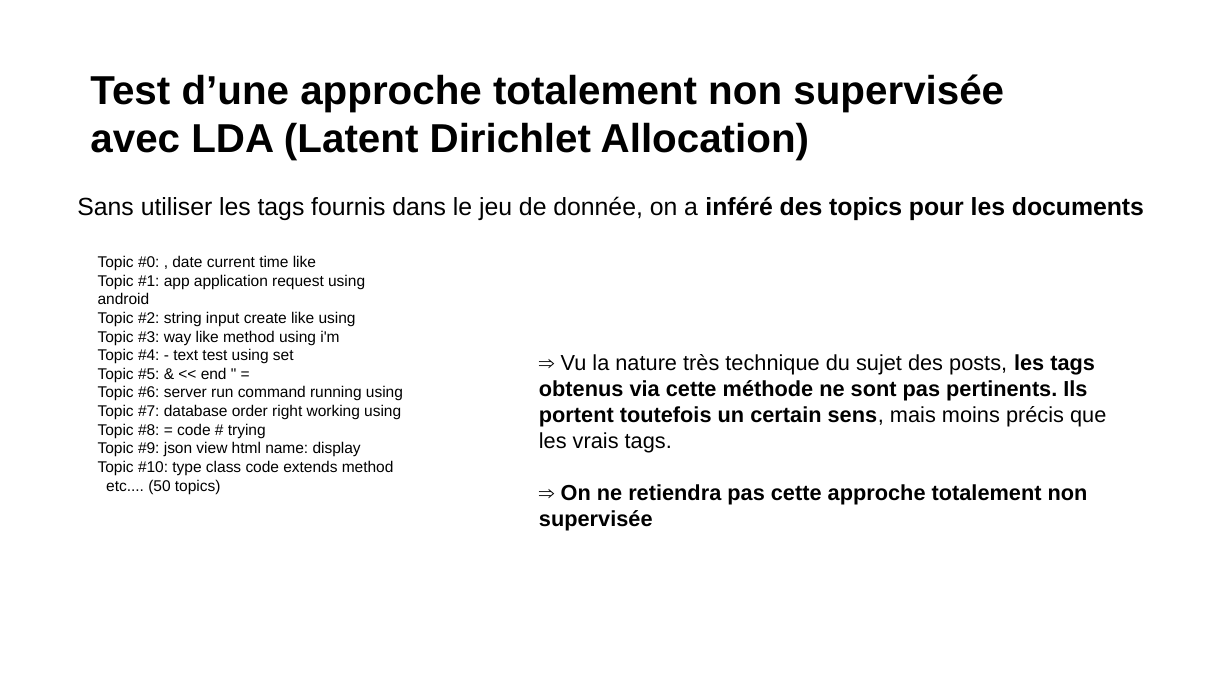
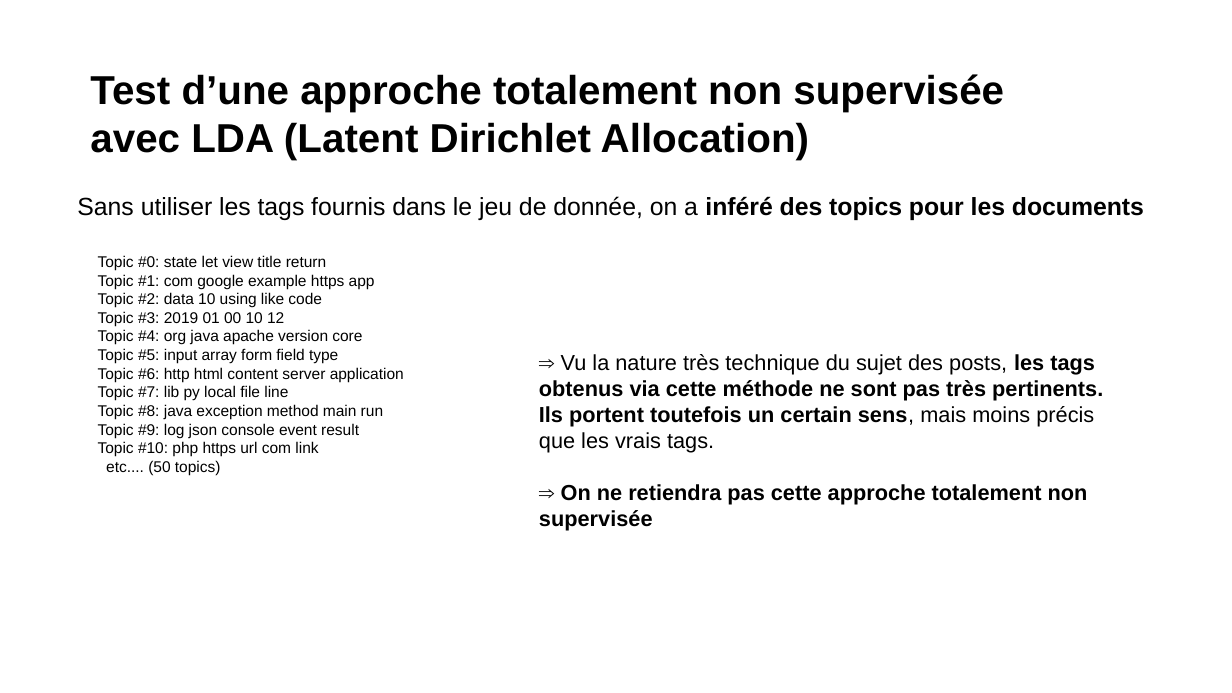
Before and after one commit to Severac/openclassrooms, a slide deck: slide 8 of PJ6/Presentation/PJ6_Presentation.odp. Drawn at 1232x693 pixels with LibreOffice and Linux fonts; fonts in the diff are those of the drawing. Boxes give left, top, right and bottom in pixels: in the first picture for what was removed or moved away, otherwise in the second. Text is boxed around its words. In the diff, an @@ line names an element or a change of style, - is before the commit and + after.

```diff
--- a/PJ6/Presentation/PJ6_Presentation.odp
+++ b/PJ6/Presentation/PJ6_Presentation.odp
@@ text at <box>98,255,404,457</box>: text changed @@
-Topic #0: , date current time like
-Topic #1: app application request using android
-Topic #2: string input create like using
-Topic #3: way like method using i'm
-Topic #4: - text test using set
-Topic #5: & << end " =
-Topic #6: server run command running using
-Topic #7: database order right working using
-Topic #8: = code # trying
-Topic #9: json view html name: display
-Topic #10: type class code extends method
+Topic #0: state let view title return
+Topic #1: com google example https app
+Topic #2: data 10 using like code
+Topic #3: 2019 01 00 10 12
+Topic #4: org java apache version core
+Topic #5: input array form field type
+Topic #6: http html content server application
+Topic #7: lib py local file line
+Topic #8: java exception method main run
+Topic #9: log json console event result
+Topic #10: php https url com link
@@ text at <box>539,354,1103,453</box>: text changed @@
-⇒ Vu la nature très technique du sujet des posts, les tags obtenus via cette méthode ne sont pas pertinents. Ils portent toutefois un certain sens, mais moins précis que les vrais tags.
+⇒ Vu la nature très technique du sujet des posts, les tags obtenus via cette méthode ne sont pas très pertinents. Ils portent toutefois un certain sens, mais moins précis que les vrais tags.
```
Also in this commit, not shown: 10 other slides changed, 3 slides added, 6 other files.
